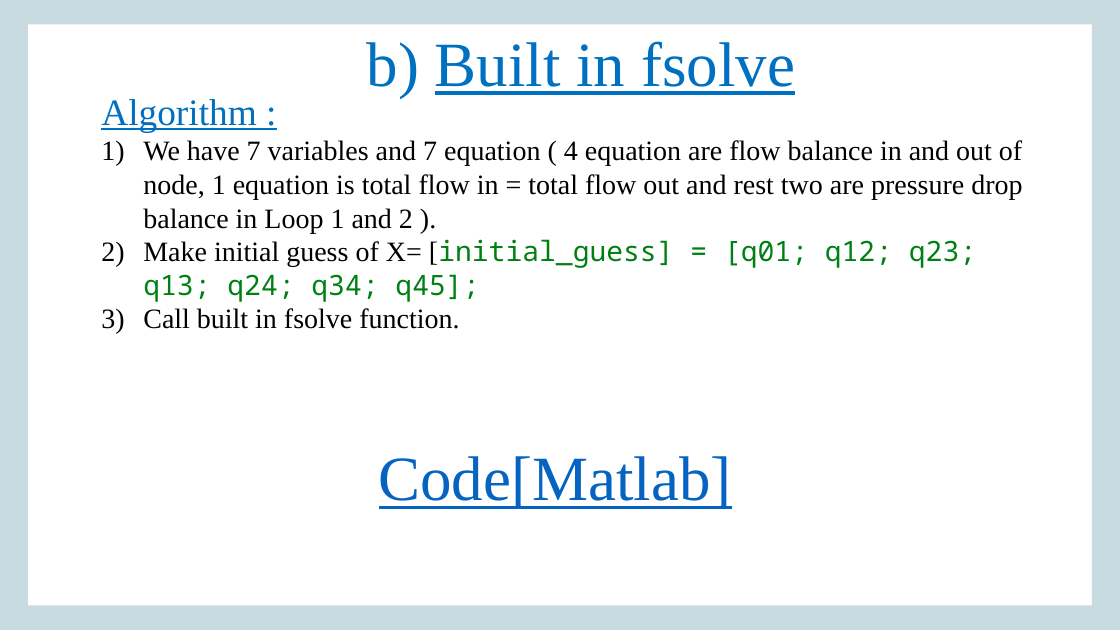
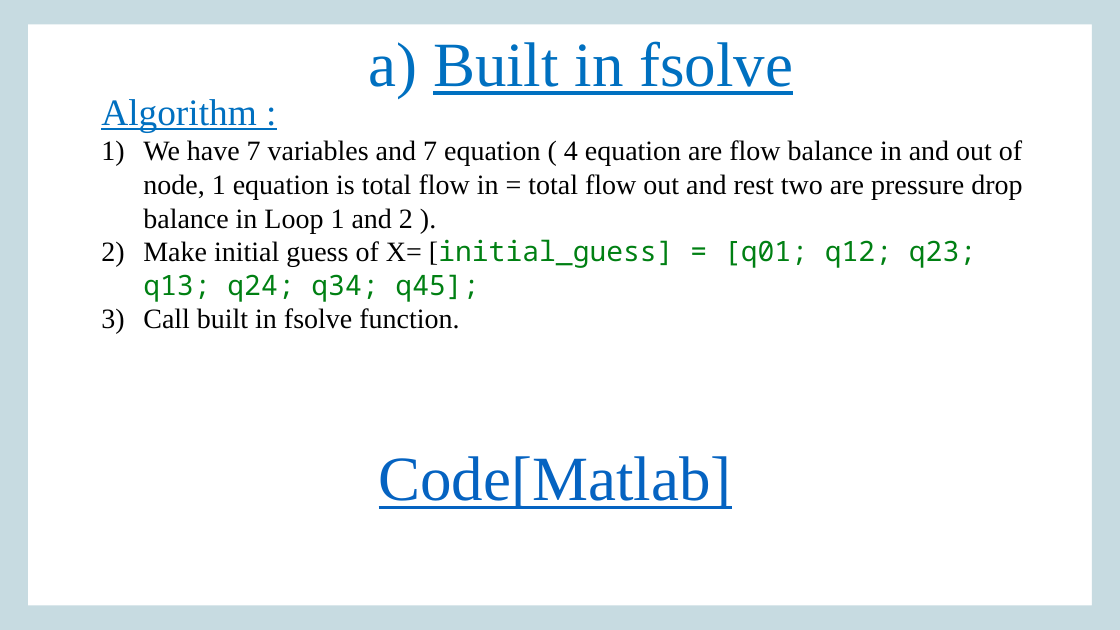
Before and after one commit to SatyamR196/CAPE_LAB, a slide deck: slide 14 of Lab_2/Cape Lab_A2.pptx. Drawn at 1120x630 pixels with LibreOffice and Linux fonts; fonts in the diff are those of the drawing; background and template pictures are left out. Boxes give left, top, right and bottom in pixels: in the first picture for what was removed or moved away, otherwise in the second. Text is boxed around its words. In the diff, an @@ line names an element or a change of style, - is before the commit and + after.

Commit message:
updates2

```diff
--- a/Lab_2/Cape Lab_A2.pptx
+++ b/Lab_2/Cape Lab_A2.pptx
@@ title at [368,41,793,98]: text changed @@
-  b) Built in fsolve
+  a) Built in fsolve
```
